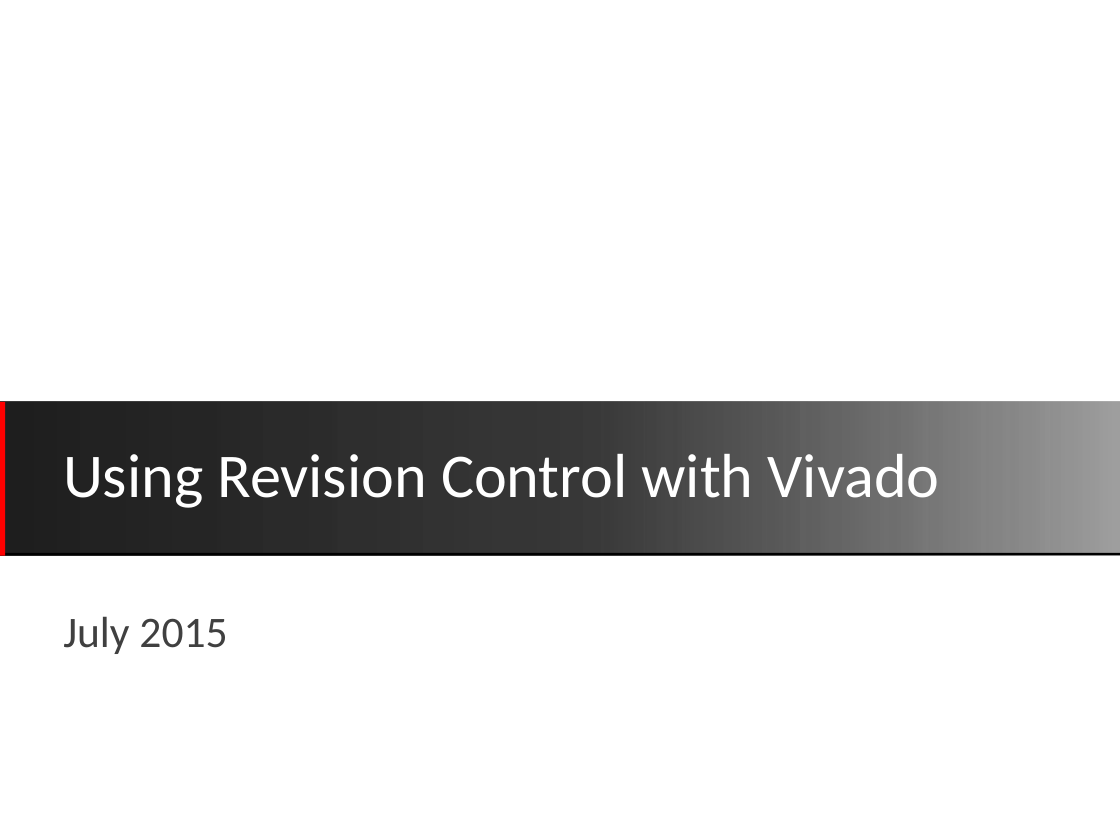
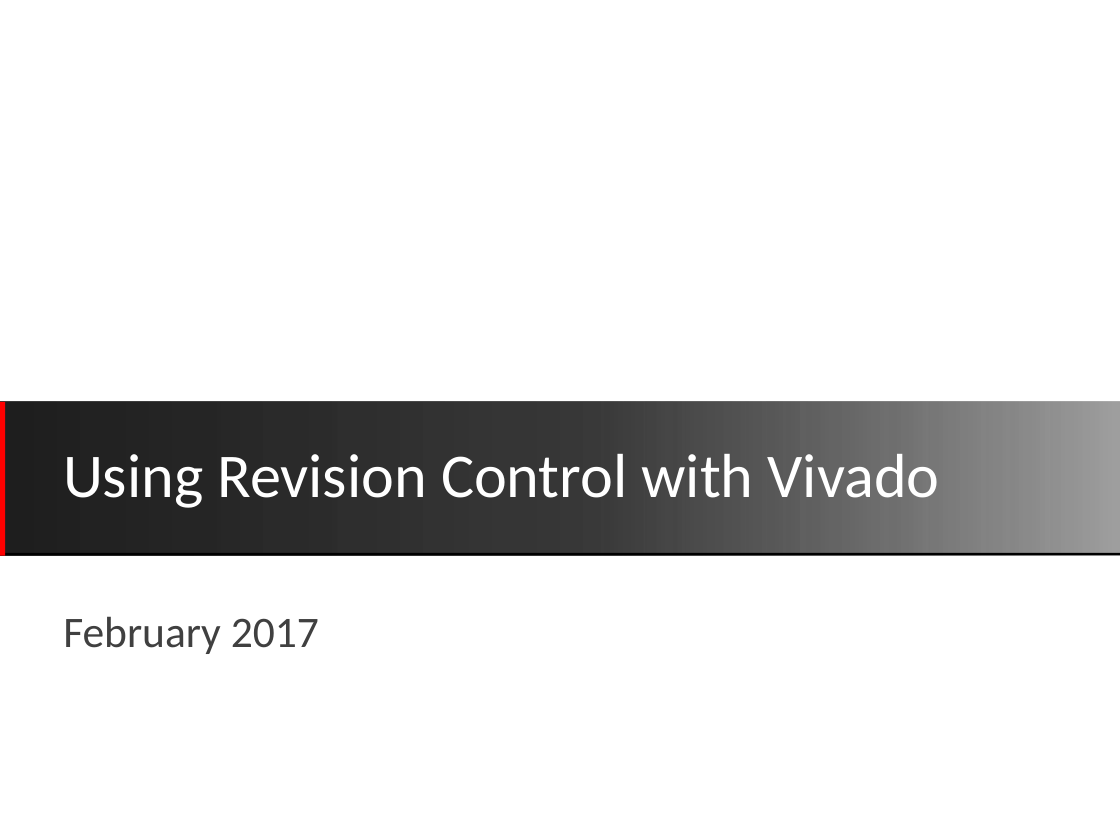
Before and after one commit to Xilinx/revCtrl, a slide deck: slide 1 of doc/versionControl.pptx. Drawn at 1120x840 pixels with LibreOffice and Linux fonts; fonts in the diff are those of the drawing; background and template pictures are left out. Boxes give left, top, right and bottom in pixels: in the first picture for what was removed or moved away, otherwise in the second. Text is boxed around its words. In the diff, an @@ line names an element or a change of style, - is before the commit and + after.

```diff
--- a/doc/versionControl.pptx
+++ b/doc/versionControl.pptx
@@ text at bbox=[63, 616, 319, 654]: text changed @@
-July 2015
+February 2017
```
Also in this commit, not shown: 1 other slide changed, 1 slide added, 1 other file.
